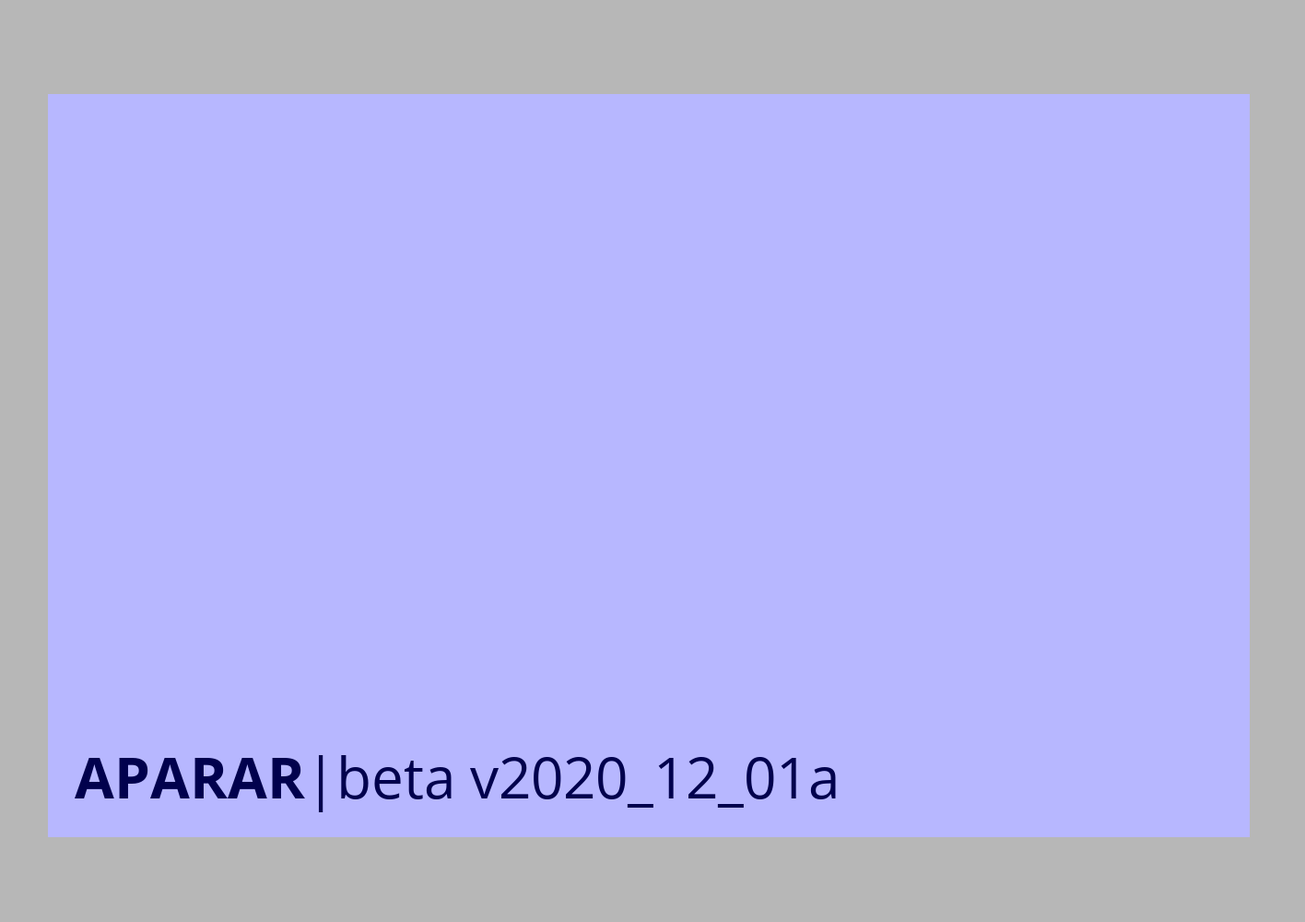
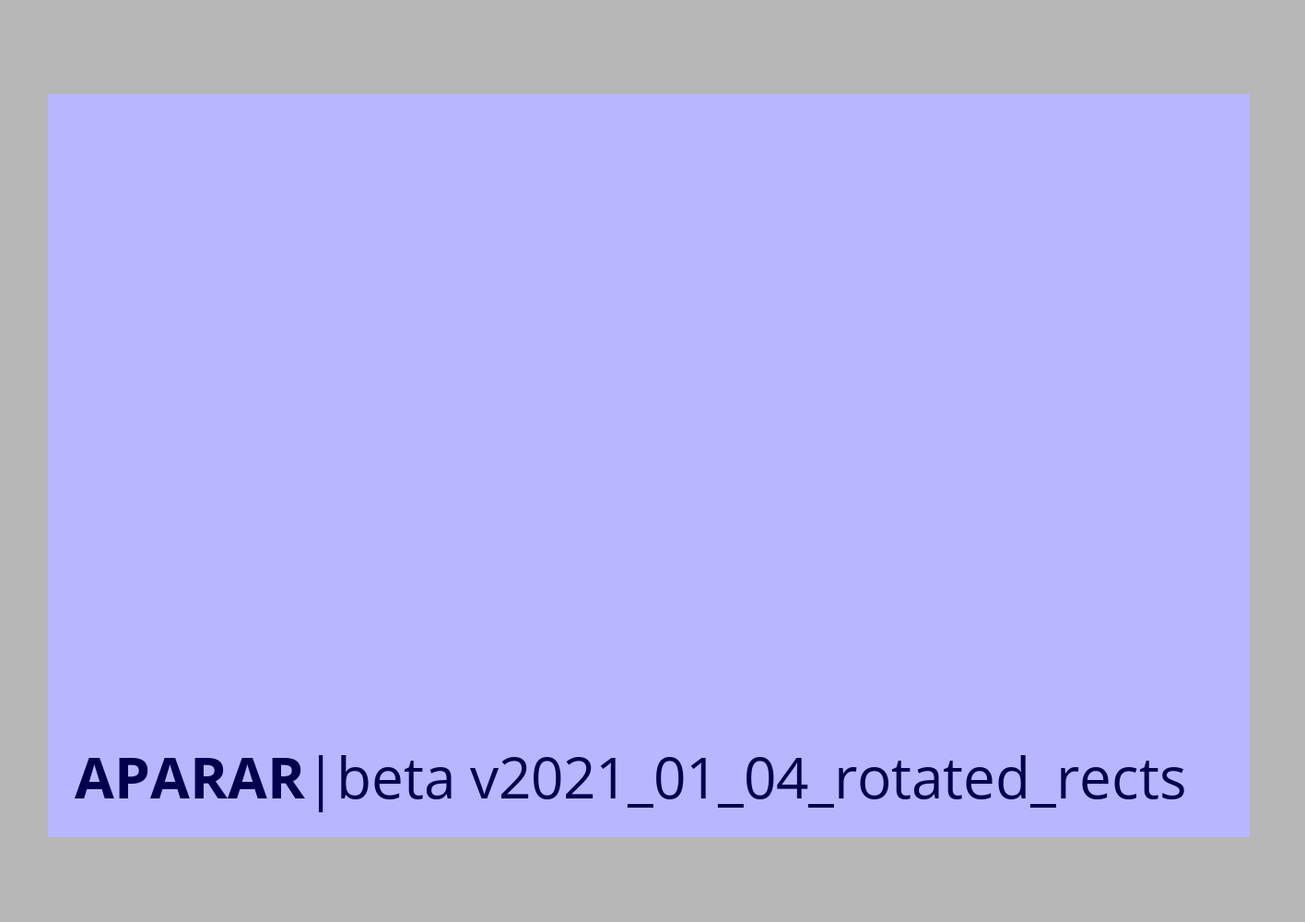
Layered file, before and after one edit (1305 × 922). Changes by layer:
renamed "APARAR|beta v2020_12_01a" to "APARAR|beta v2021_01_04_rotate...", painted on it over box(598, 755, 1185, 808)
